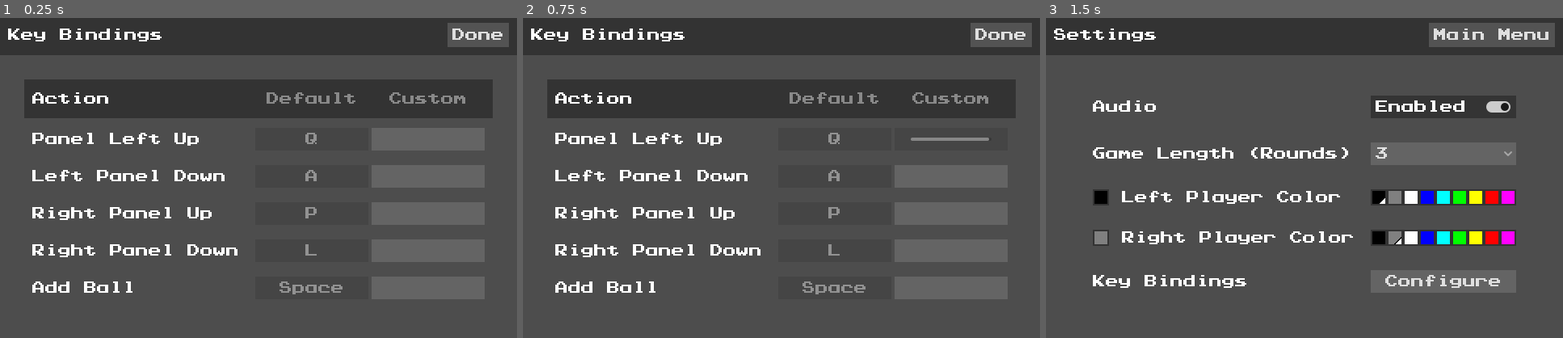
Above: before the commit, frames 1-3 (left to right).
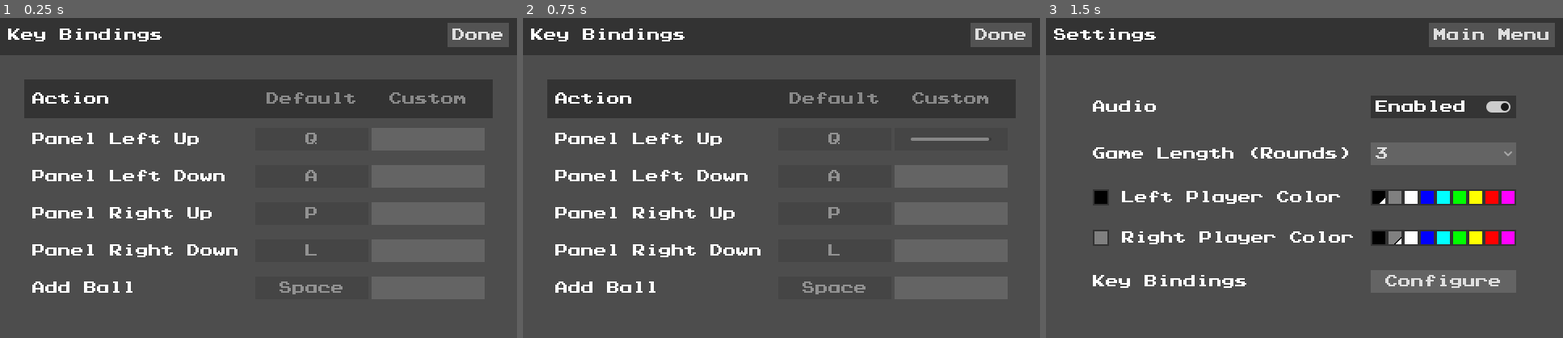
Above: after the commit, the same moments.

Repository: omniuni/Godot_Pong_Gong
Game: Godot game, scene res://Scenes/screen_bindings.tscn
The game is run twice, just before and just after one commit, with the same random seed, the same clock (stepped at 60 frames per second) and the same inputs. This scene is started directly instead of the project's main scene.
Inputs (mouse positions are in pixels of both pictures, inside the frame that each line leads up to):
- Up to frame 1 (0.25 s): no input
- Up to frame 2 (0.75 s): click (952, 139) at 0.52 s
- Up to frame 3 (1.5 s): click "Done" at 1.25 s

The runs differ from the first frame. In frame 1, 0.8% of the frame differs, in the area x 6-34%, y 47-75%; in frame 2, 0.8%; in frame 3, nothing differs.

Commit message:
custom bindings are now saved, but not applied

Diff:
--- a/Scripts/game_settings.gd
+++ b/Scripts/game_settings.gd
@@ -22,3 +22,17 @@
 		Color_P2 = value
 		_save()
 		pass
+
+var Custom_Key_Bindings: Dictionary = {}:
+	set(value):
+		Custom_Key_Bindings = value
+		_save()
+		pass
+
+func apply_custom_key_bindings() -> void:
+	InputMap.load_from_project_settings()
+	for action in InputMap.get_actions():
+		if Custom_Key_Bindings.has(action):
+
+			pass
+	pass
--- a/Scripts/saveable.gd
+++ b/Scripts/saveable.gd
@@ -28,7 +28,6 @@
 
 func _save() -> void:
 	if not _Enable_Saving: return
-	var saveable_properties: Array = Array()
 	for property in get_property_list():
 		var propertyName: String = property["name"]
 		if propertyName.begins_with("_"): continue
--- a/Scripts/ui_rebinder.gd
+++ b/Scripts/ui_rebinder.gd
@@ -30,22 +30,45 @@
 
 	InputMap.load_from_project_settings()
 
+	if not Action_Name.is_empty():
+		rebinder_label.text = Action_Name
+
 	for action in InputMap.get_actions():
 		if action == Action_to_Rebind:
 			rebinder_label.text = action
-			var input_events = InputMap.action_get_events(action)
+			var input_events: Array[InputEvent] = InputMap.action_get_events(action)
 			var input_list = ""
-			for input_event in input_events:
+			for input_event: InputEvent in input_events:
 				input_list+=input_event.as_text().replace("(Physical)", "")+", "
 				pass
 			button_default.text = input_list.trim_suffix(", ").strip_edges()
 		pass
 
-	if not Action_Name.is_empty():
-		rebinder_label.text = Action_Name
+	if GameSettings.Custom_Key_Bindings.has(Action_to_Rebind):
+		button_custom.text = GameSettings.Custom_Key_Bindings[Action_to_Rebind].replace("(Physical)", "")
 
+	pass
 
+func _input(event: InputEvent) -> void:
+	if read_time == 0 or event is InputEventMouse:
+		return
+	if event.as_text() == "Delete":
+		GameSettings.Custom_Key_Bindings.erase(Action_to_Rebind)
+	else:
+		GameSettings.Custom_Key_Bindings[Action_to_Rebind] = event.as_text()
+	GameSettings._save()
+	Beeper.play_hit()
+	read_time = 0
+	read_progress.visible = false
+	button_custom.disabled = false
+	update_custom()
+	pass
 
+func update_custom() -> void:
+	if not GameSettings.Custom_Key_Bindings.has(Action_to_Rebind):
+		button_custom.text = " "
+	else:
+		button_custom.text = GameSettings.Custom_Key_Bindings[Action_to_Rebind].replace("(Physical)", "")
 	pass
 
 func update_progress() -> void:
@@ -71,4 +94,5 @@
 	read_progress.value = read_time
 	button_custom.disabled = true
 	read_progress.visible = true
+	Beeper.play_ui()
 	pass
